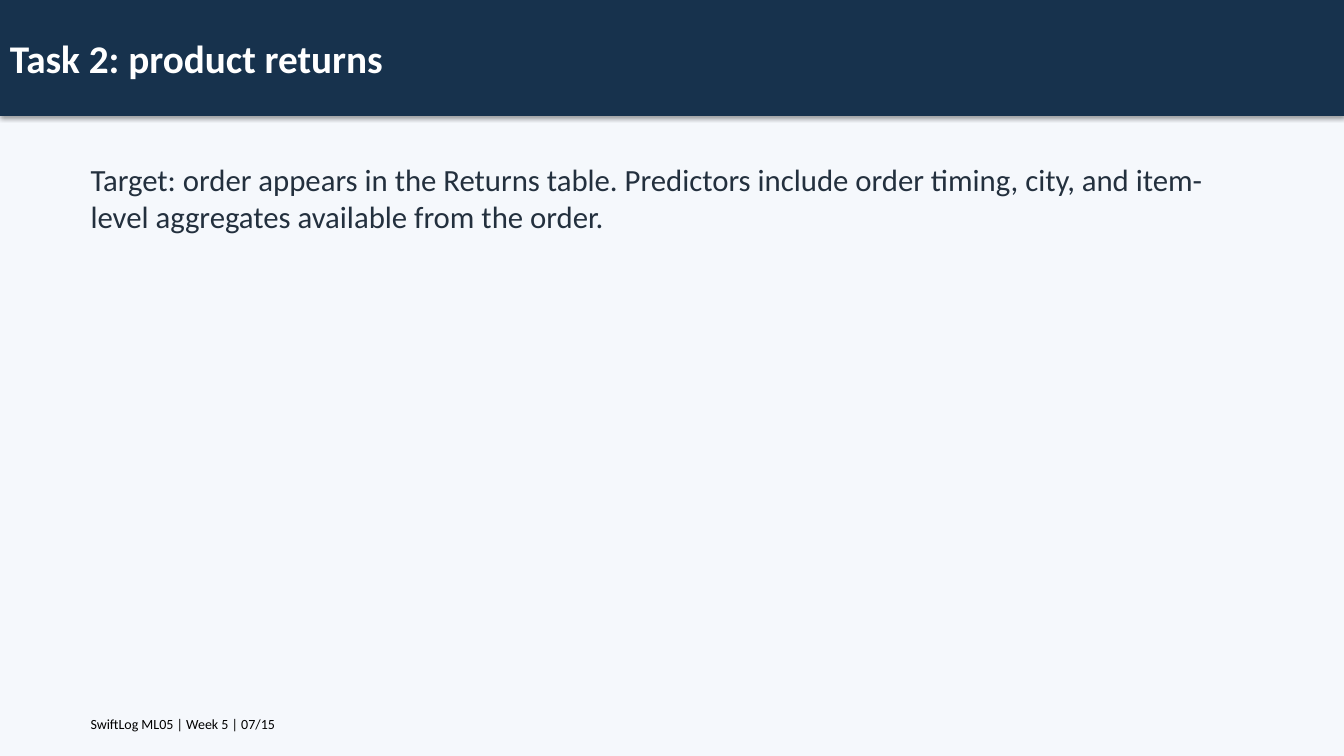
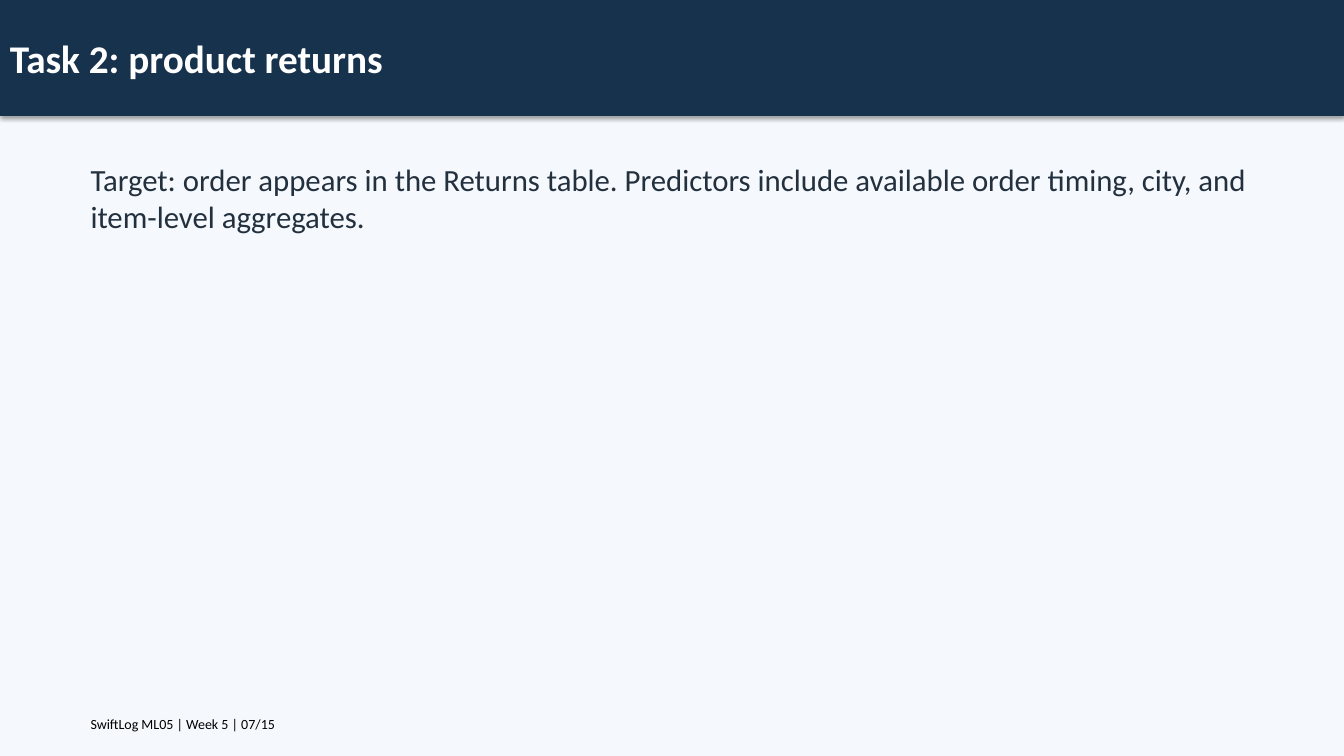
Before and after one commit to Charlez023/SwiftLog-ML-Engineering, a slide deck: slide 7 of Presentation/Executive_Presentation.pptx. Drawn at 1344x756 pixels with LibreOffice and Linux fonts; fonts in the diff are those of the drawing. Boxes give left, top, right and bottom in pixels: in the first picture for what was removed or moved away, otherwise in the second. Text is boxed around its words. In the diff, an @@ line names an element or a change of style, - is before the commit and + after.

```diff
--- a/Presentation/Executive_Presentation.pptx
+++ b/Presentation/Executive_Presentation.pptx
@@ text at <box>91,169,1245,234</box>: text changed @@
-Target: order appears in the Returns table. Predictors include order timing, city, and item-level aggregates available from the order.
+Target: order appears in the Returns table. Predictors include available order timing, city, and item-level aggregates.
```
Also in this commit, not shown: 8 other slides changed, 13 other files.
